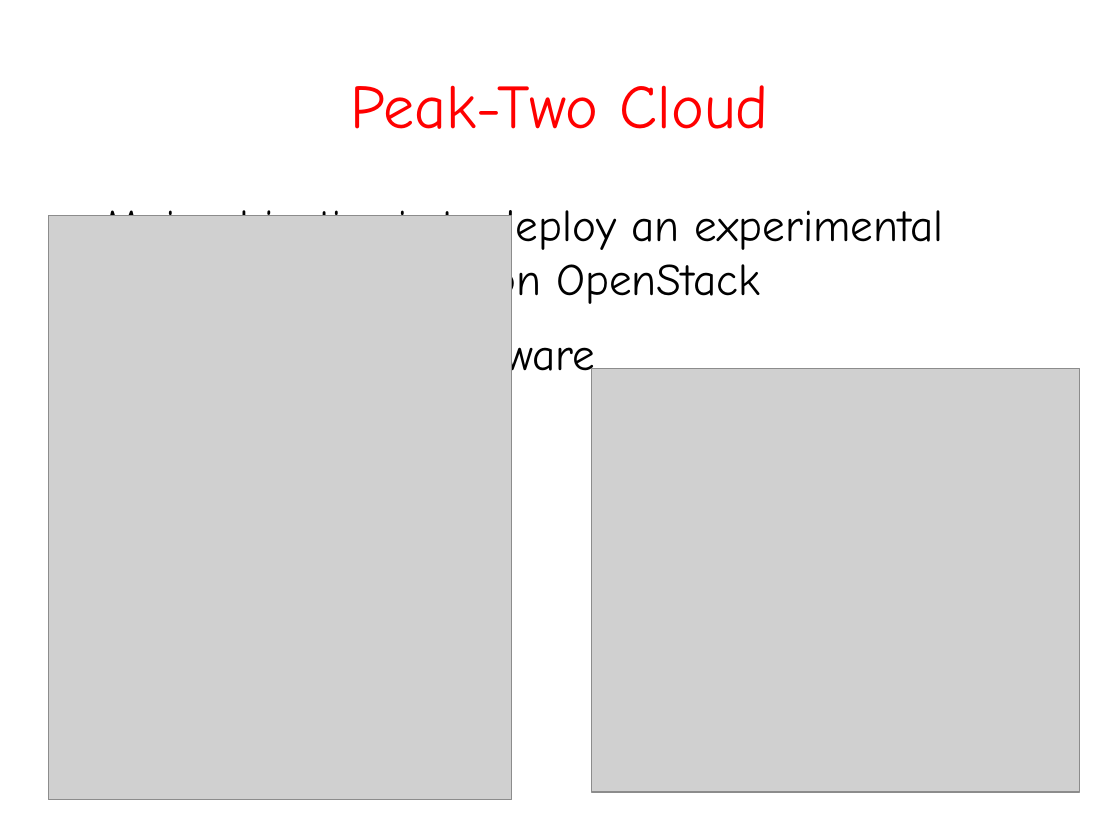
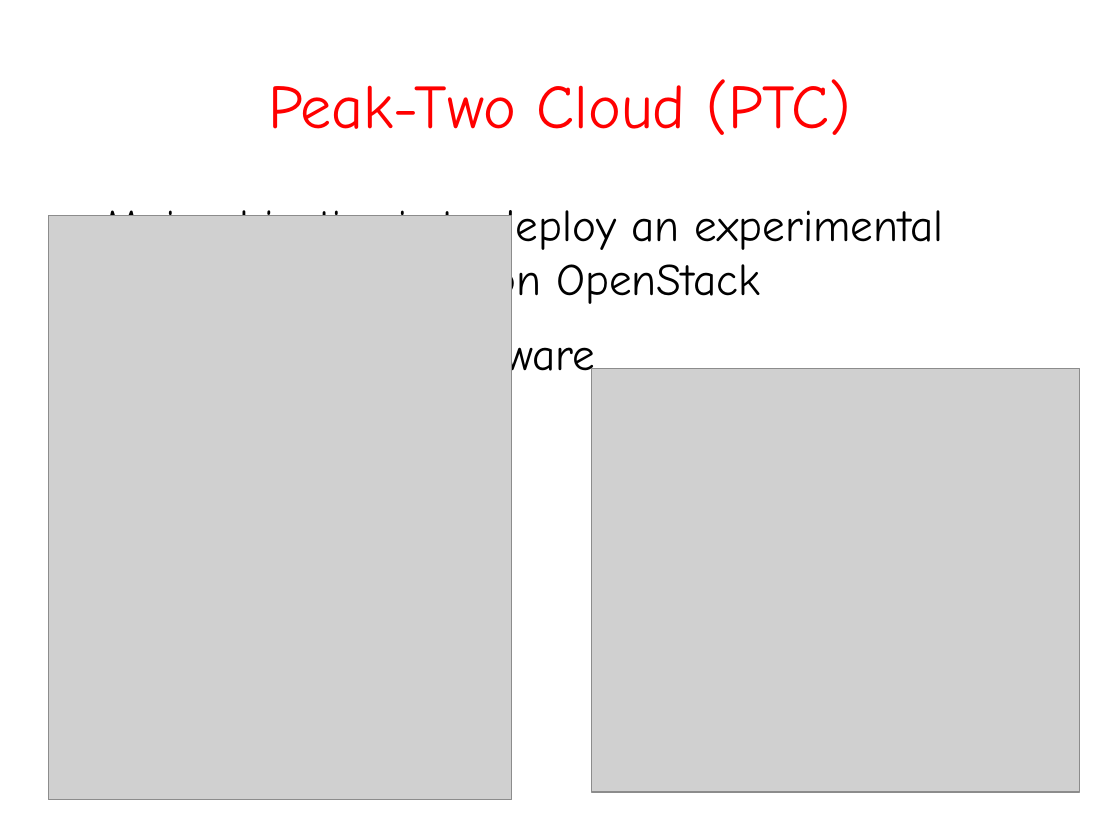
Before and after one commit to aanovelo/cmsc-137-ab5l-project, a slide deck: slide 9 of jach-phd/seminars/CMSC399-2-slides.odp. Drawn at 1120x840 pixels with LibreOffice and Linux fonts; fonts in the diff are those of the drawing; grey boxes stand for pictures. Boxes give left, top, right and bottom in pixels: in the first picture for what was removed or moved away, otherwise in the second. Text is boxed around its words. In the diff, an @@ line names an element or a change of style, - is before the commit and + after.

Commit message:
edits

```diff
--- a/jach-phd/seminars/CMSC399-2-slides.odp
+++ b/jach-phd/seminars/CMSC399-2-slides.odp
@@ title at bbox=[268, 79, 852, 135]: text changed @@
-Peak-Two Cloud
+Peak-Two Cloud (PTC)
```
Also in this commit, not shown: 1 slide added.
